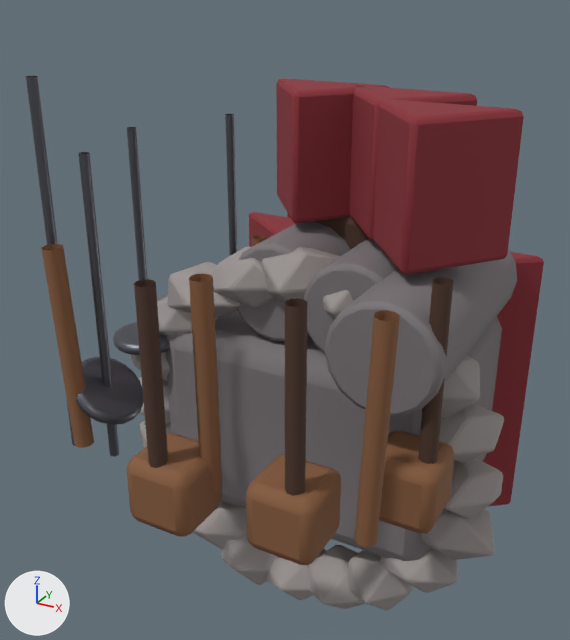
A saved change to the glTF model models/buildings/barracks.glb.
Rendered twice from a camera (50 mm lens) standing at (3.24, -5.99, 4.35) and looking at (-0.25, 0.36, 1.17). Arrows for +X, +Y and +Z are at lower left; the lights stay in place. The picture after the commit comes second. Where no turn or scale is listed for an object, it has been applied to the vertices.

The older version as bpy lines, for what is in view:
```python
ob_banner = bpy.data.objects.new('Banner', me_cube_007)
ob_banner.location = (-1.36, 2.9, 1.25)
ob_barracksbody = bpy.data.objects.new('BarracksBody', me_cube)
ob_barracksbody.location = (0.0, 1.25, 0.0)
ob_dooriron = bpy.data.objects.new('DoorIron', me_cube_002)
ob_dooriron.location = (0.0, 0.55, 1.53)
ob_dooriron_001 = bpy.data.objects.new('DoorIron.001', me_cube_003)
ob_dooriron_001.location = (0.0, 1.0, 1.53)
ob_dooriron_002 = bpy.data.objects.new('DoorIron.002', me_cube_004)
ob_dooriron_002.location = (0.0, 1.45, 1.53)
ob_foundationstone_0 = bpy.data.objects.new('FoundationStone_0', me_icosphere)
ob_foundationstone_0.location = (1.72, 0.2, 0.0)
ob_foundationstone_1 = bpy.data.objects.new('FoundationStone_1', me_icosphere_001)
ob_foundationstone_1.location = (1.64, 0.2, 0.53)
ob_foundationstone_15 = bpy.data.objects.new('FoundationStone_15', me_icosphere_015)
ob_foundationstone_15.location = (0.0, 0.2, -1.72)
ob_l3supplycrate = bpy.data.objects.new('L3SupplyCrate', me_cube_009)
ob_l3supplycrate.location = (0.77, -1.34, 0.38)
# also in view: 'L5ArmorRack' at (-1.32, -1.1, 0.8); 'FoundationStone_8' at (-1.39, 0.2, 1.01); 'L7Standard' at (-1.32, 1.11, 1.55); 'SaggingRoof' at (0.0, 1.56, 0.0); 'L3Reinforcement' at (0.86, -1.49, 1.2)
```
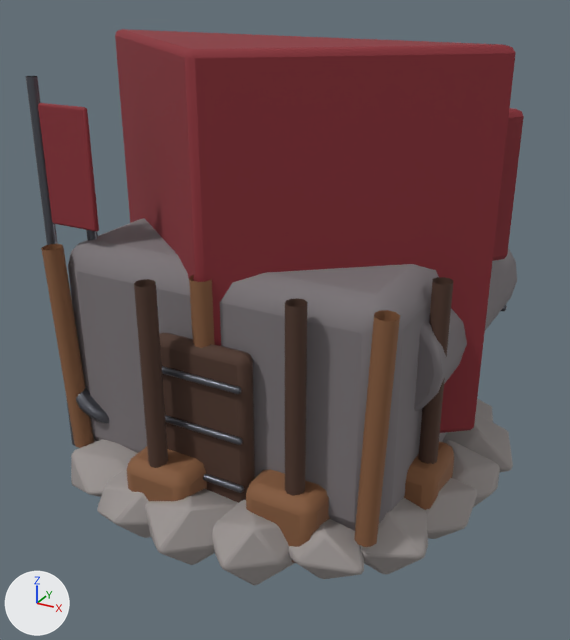
What differs and where, as boxes [x1, y1, x2, y2] in the pictures (570 x 640 px):
'SaggingRoof', moved: before [249, 212, 544, 506]; after [115, 29, 516, 433]
'BarracksBody', moved: before [166, 311, 502, 561]; after [68, 218, 448, 531]
'HeavyDoor', moved: before [313, 216, 369, 250]; after [159, 333, 255, 503]
'FoundationStone_5', moved: before [261, 247, 341, 304]; after [145, 488, 238, 565]
'Banner', moved (not visible before): after [38, 103, 99, 232]
'FoundationStone_4', moved: before [323, 290, 353, 319]; after [212, 500, 294, 585]
'FoundationStone_2', moved: before [441, 355, 480, 419]; after [361, 497, 428, 574]
'FoundationStone_1', moved: before [439, 403, 504, 463]; after [425, 478, 477, 539]
'FoundationStone_19', moved: before [422, 509, 495, 560]; after [442, 414, 513, 473]
'FoundationStone_6', moved: before [213, 246, 273, 308]; after [97, 469, 151, 538]
'FoundationStone_7', moved: before [167, 262, 241, 318]; after [71, 439, 138, 497]
'FoundationStone_3', moved (not visible before): after [289, 519, 364, 579]
'FoundationStone_0', moved: before [444, 458, 503, 519]; after [444, 440, 500, 507]
'FoundationStone_17', moved (not visible afterwards): before [347, 550, 414, 610]
'FoundationStone_18', moved (mostly hidden afterwards): before [380, 548, 458, 593]; after [476, 399, 493, 422]
'FoundationStone_16', moved (not visible afterwards): before [309, 545, 366, 609]
'FoundationStone_15', moved (not visible afterwards): before [266, 548, 327, 600]
'DoorIron.002', moved (not visible before): after [162, 366, 241, 394]
'DoorIron.001', moved (not visible before): after [165, 415, 243, 445]
'DoorIron', moved (not visible before): after [203, 474, 244, 493]
'L10TurretRoof', unchanged, covered by the edit: before [373, 99, 524, 274]; after [493, 108, 524, 261]
'L10Turret', unchanged, covered by the edit: before [325, 248, 517, 417]; after [414, 248, 517, 411]
'L8TurretRoof', unchanged, covered by the edit: before [276, 78, 390, 223]
'L2SupplyCrate', unchanged, covered by the edit: before [379, 431, 454, 533]; after [404, 441, 454, 510]

Edits to the bpy script that builds the scene:
```text
Change ob_foundationstone_0:
    ob_foundationstone_0.location: (1.72, 0.2, 0.0) -> (1.72, 0.0, 0.2)
Change ob_foundationstone_1:
    ob_foundationstone_1.location: (1.64, 0.2, 0.53) -> (1.64, -0.53, 0.2)
Change ob_foundationstone_2:
    ob_foundationstone_2.location: (1.39, 0.2, 1.01) -> (1.39, -1.01, 0.2)
Change ob_foundationstone_3:
    ob_foundationstone_3.location: (1.01, 0.2, 1.39) -> (1.01, -1.39, 0.2)
Change ob_foundationstone_4:
    ob_foundationstone_4.location: (0.53, 0.2, 1.64) -> (0.53, -1.64, 0.2)
Change ob_foundationstone_5:
    ob_foundationstone_5.location: (0.0, 0.2, 1.72) -> (0.0, -1.72, 0.2)
Change ob_foundationstone_6:
    ob_foundationstone_6.location: (-0.53, 0.2, 1.64) -> (-0.53, -1.64, 0.2)
Change ob_foundationstone_7:
    ob_foundationstone_7.location: (-1.01, 0.2, 1.39) -> (-1.01, -1.39, 0.2)
Change ob_foundationstone_15:
    ob_foundationstone_15.location: (0.0, 0.2, -1.72) -> (0.0, 1.72, 0.2)
Change ob_foundationstone_16:
    ob_foundationstone_16.location: (0.53, 0.2, -1.64) -> (0.53, 1.64, 0.2)
Change ob_foundationstone_17:
    ob_foundationstone_17.location: (1.01, 0.2, -1.39) -> (1.01, 1.39, 0.2)
Change ob_foundationstone_18:
    ob_foundationstone_18.location: (1.39, 0.2, -1.01) -> (1.39, 1.01, 0.2)
Change ob_foundationstone_19:
    ob_foundationstone_19.location: (1.64, 0.2, -0.53) -> (1.64, 0.53, 0.2)
Change ob_barracksbody:
    ob_barracksbody.location: (0.0, 1.25, 0.0) -> (0.0, 0.0, 1.25)
Change ob_saggingroof:
    ob_saggingroof.location: (0.0, 2.28, 0.0) -> (0.0, 0.0, 2.28)
Change ob_heavydoor:
    ob_heavydoor.location: (0.0, 1.0, 1.43) -> (0.0, -1.43, 1.0)
Change ob_dooriron:
    ob_dooriron.location: (0.0, 0.55, 1.53) -> (0.0, -1.53, 0.55)
Change ob_dooriron_001:
    ob_dooriron_001.location: (0.0, 1.0, 1.53) -> (0.0, -1.53, 1.0)
Change ob_dooriron_002:
    ob_dooriron_002.location: (0.0, 1.45, 1.53) -> (0.0, -1.53, 1.45)
Change ob_banner:
    ob_banner.location: (-1.36, 2.9, 1.25) -> (-1.36, -1.25, 2.9)
```
